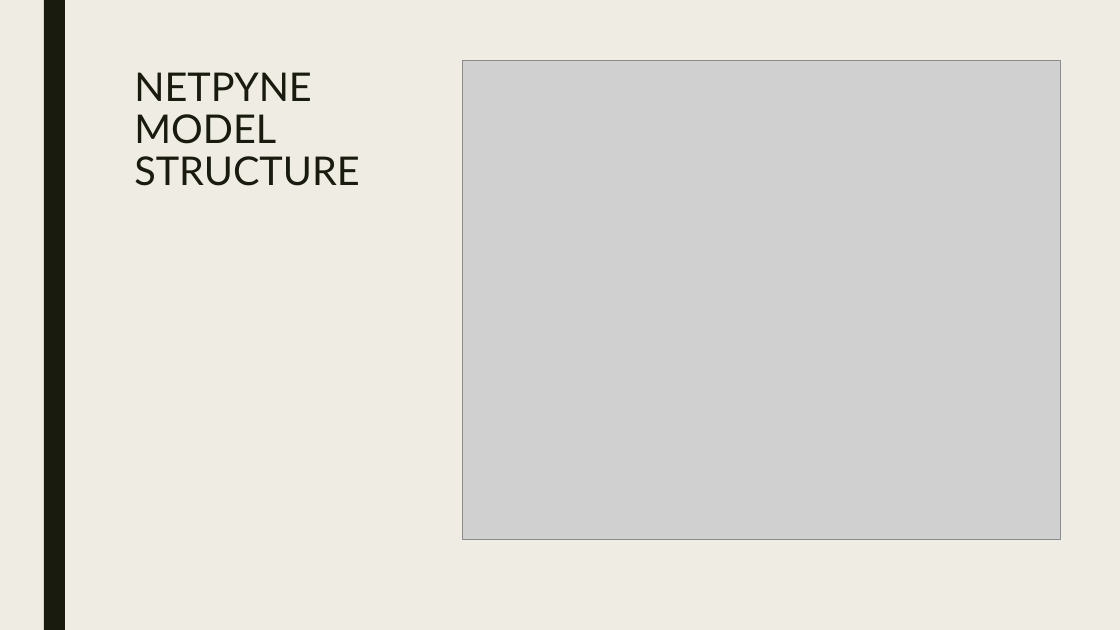
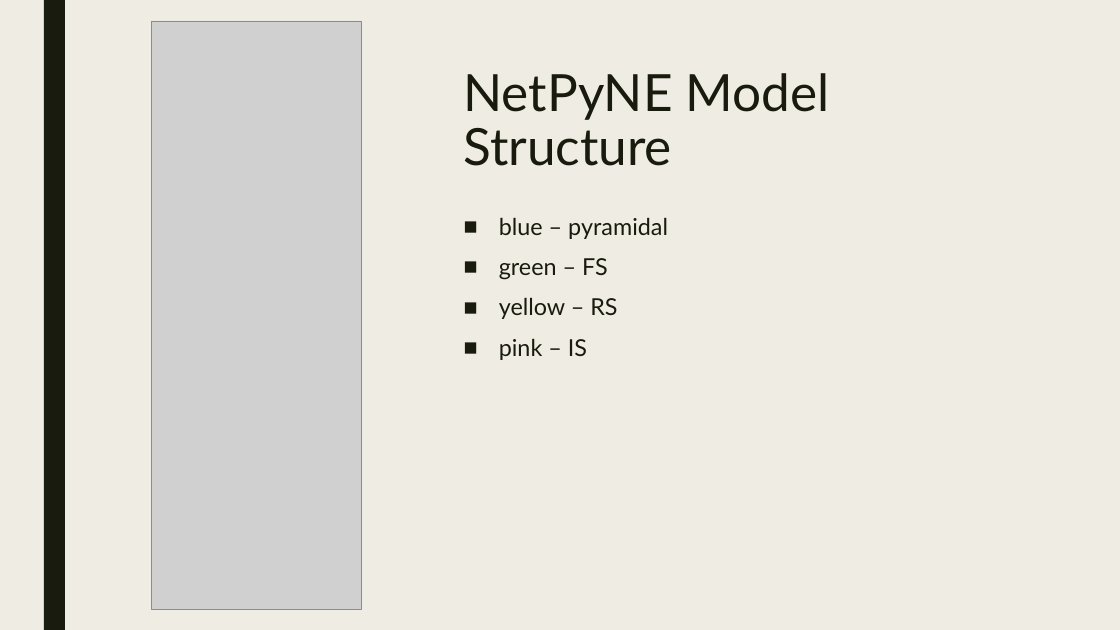
Before and after one commit to kedoxey/netpyne-project, a slide deck: slide 6 of presentation/netpyne-slides.pptx (slide 5 before the commit). Drawn at 1120x630 pixels with LibreOffice and Linux fonts; fonts in the diff are those of the drawing; grey boxes stand for pictures. Boxes give left, top, right and bottom in pixels: in the first picture for what was removed or moved away, otherwise in the second. Text is boxed around its words. In the diff, an @@ line names an element or a change of style, - is before the commit and + after.

Commit message:
presentation draft

```diff
--- a/presentation/netpyne-slides.pptx
+++ b/presentation/netpyne-slides.pptx
@@ picture added at (152, 21, 362, 609) @@
@@ picture removed at (462, 60, 1061, 539) @@
@@ title at (464, 73, 830, 166): text changed; size 34 to 44 pt @@
-NETPYNE MODEL STRUCTURE
+NetPyNE Model Structure
@@ text added at (499, 217, 668, 360), 20 pt, text #191B0E @@
+■ blue – pyramidal
+■ green – FS
+■ yellow – RS
+■ pink – IS
```
Also in this commit, not shown: 1 slide added, 2 other files.
